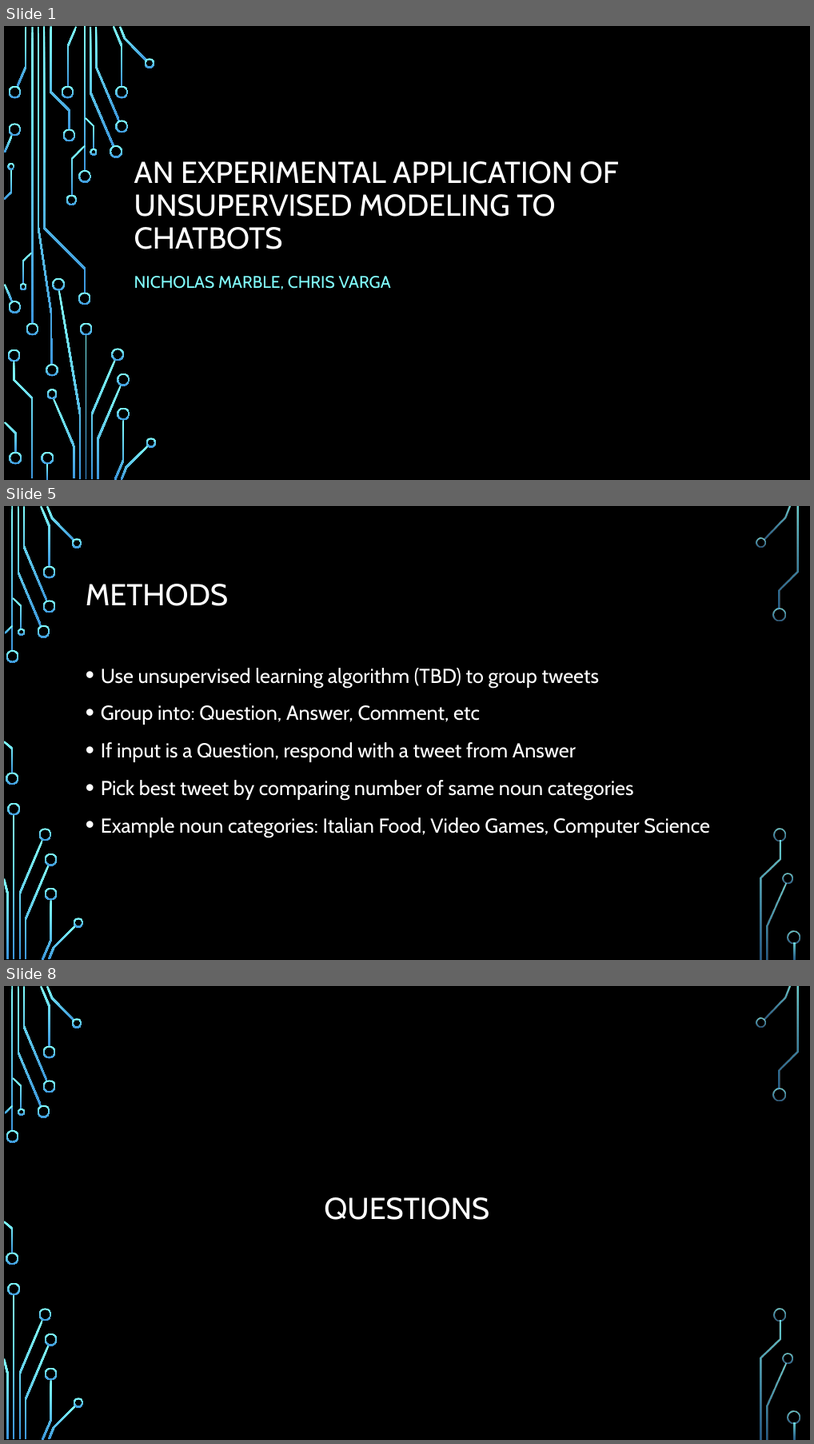
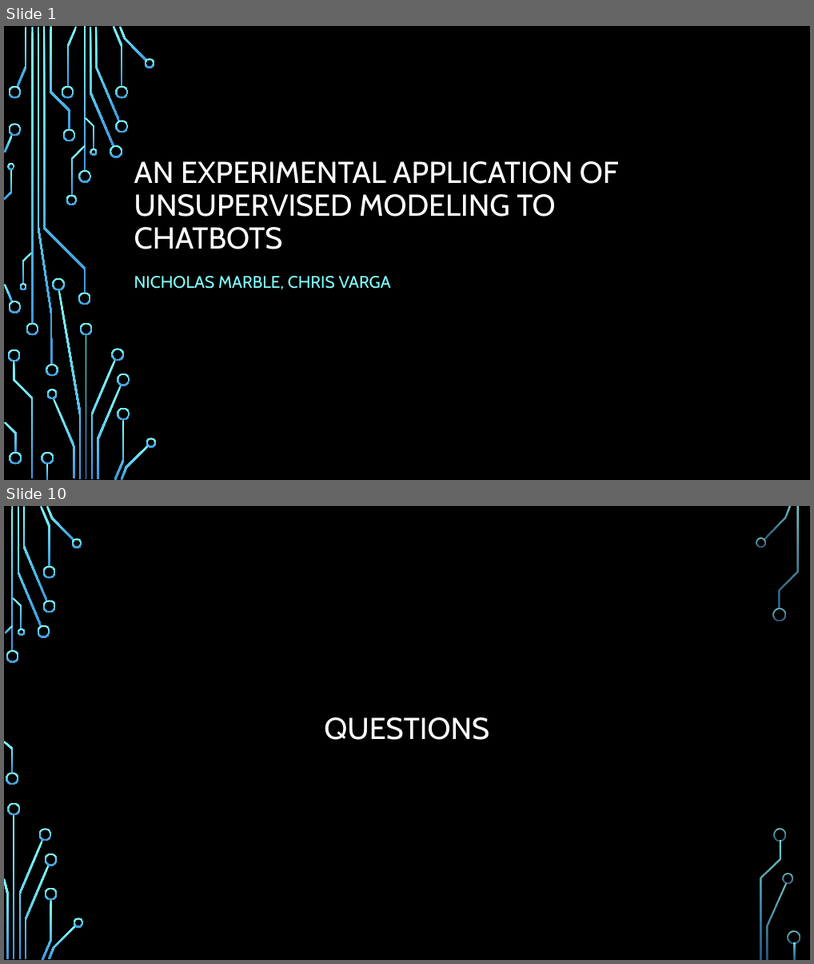
Before and after one commit to chrisvarga/chatbot, a slide deck: Marble_Varga_Prop_Presentation.pptx. Shown one above the other, each under a label of ours: slides 1, 5 and 8 before the commit, slides 1 and 10 after it; the slides between them are not shown. The pictures are 814x1444 and 814x964 pixels, drawn with LibreOffice and Linux fonts; fonts in the diff are those of the drawing; background and template pictures are left out. Boxes give left, top, right and bottom in pixels: in the first picture for what was removed or moved away, otherwise in the second. Text is boxed around its words. In the diff, an @@ line names an element or a change of style, - is before the commit and + after.

```diff
--- a/Marble_Varga_Prop_Presentation.pptx
+++ b/Marble_Varga_Prop_Presentation.pptx
@@ slide 5 removed at [4,506,810,960], background picture (left out); not listed: 36 template elements that a slide beside it also shows @@
@@ title removed at [86,584,228,606] @@
-METHODS
@@ text removed at [101,668,710,837] @@
-• Use unsupervised learning algorithm (TBD) to group tweets
-• Group into: Question, Answer, Comment, etc
-• If input is a Question, respond with a tweet from Answer
-• Pick best tweet by comparing number of same noun categories
-• Example noun categories: Italian Food, Video Games, Computer Science
@@ what was slide 8 is now slide 10 @@
```
Also in this commit, not shown: 1 slide changed, 7 slides added, 4 other slides removed.
